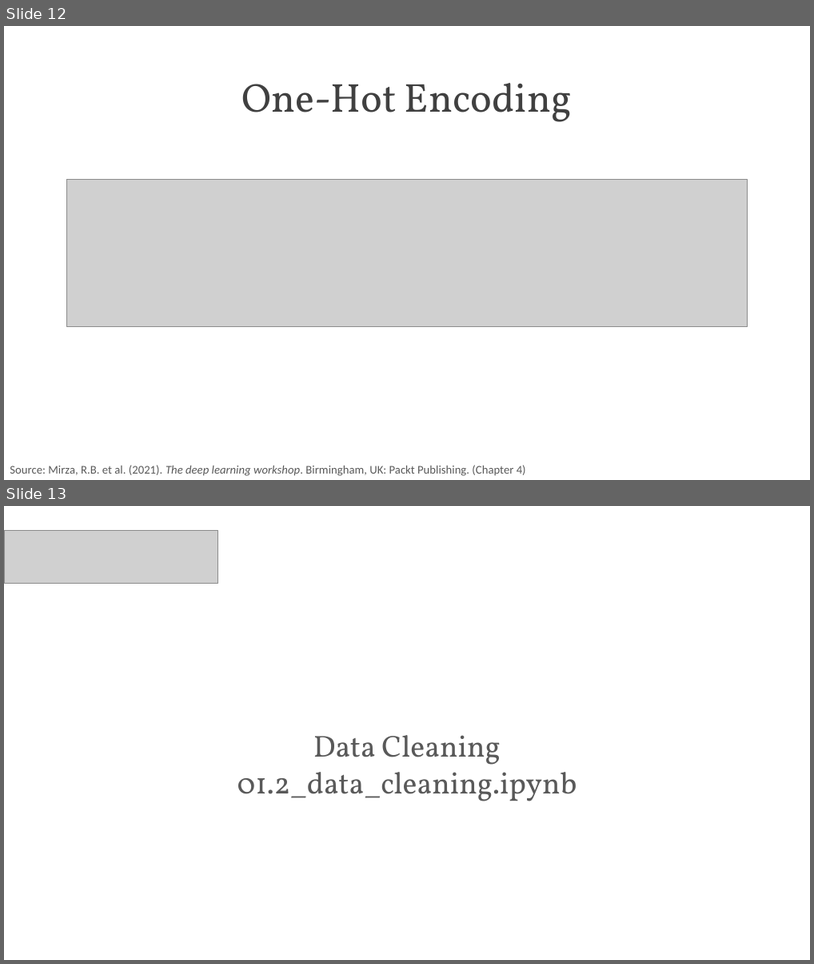
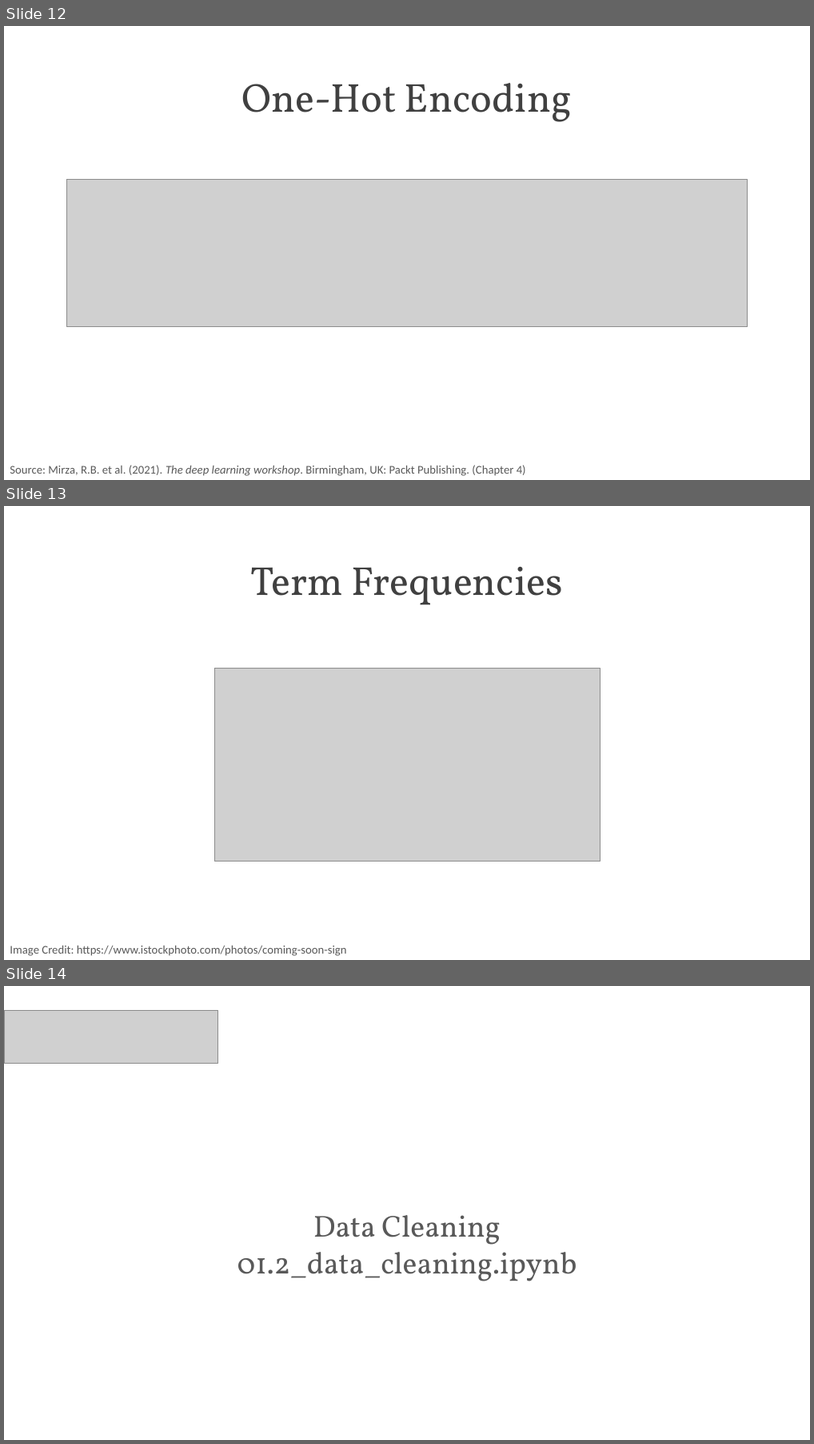
Before and after one commit to PracticumAI/nlp, a slide deck: presentations/01_nlp_intro.pptx. Shown one above the other, each under a label of ours: slides 12 and 13 before the commit, slides 12, 13 and 14 after it. The pictures are 814x964 and 814x1444 pixels, drawn with LibreOffice and Linux fonts; fonts in the diff are those of the drawing; grey boxes stand for pictures. Boxes give left, top, right and bottom in pixels: in the first picture for what was removed or moved away, otherwise in the second. Text is boxed around its words. In the diff, an @@ line names an element or a change of style, - is before the commit and + after.

```diff
--- a/presentations/01_nlp_intro.pptx
+++ b/presentations/01_nlp_intro.pptx
@@ slide 13 added at (x1=4, y1=506, x2=810, y2=960), background #FFFFFF @@
@@ text added at (x1=251, y1=567, x2=563, y2=605), 48 pt, text #404040 @@
+Term Frequencies
@@ picture added at (x1=214, y1=668, x2=601, y2=861) @@
@@ text added at (x1=10, y1=945, x2=347, y2=956), 14 pt, text #595959 @@
+Image Credit: https://www.istockphoto.com/photos/coming-soon-sign
@@ what was slide 13 is now slide 14 @@
```
Also in this commit, not shown: 2 slides changed, 1 slide removed, 1 other file.
